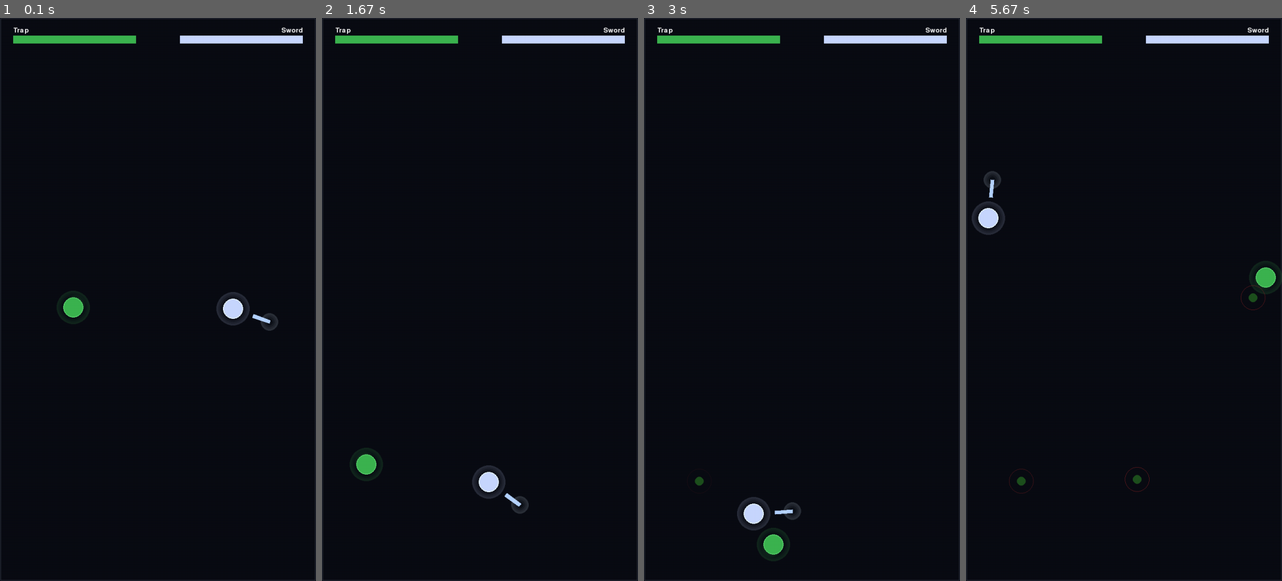
Above: before the commit, frames 1-4 (left to right).
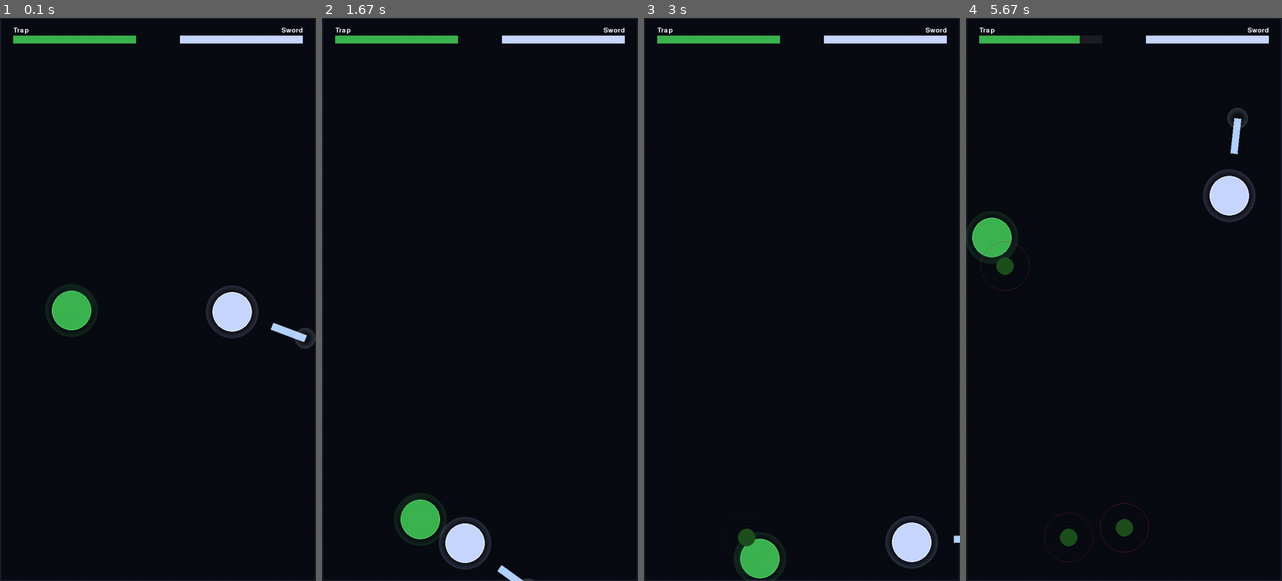
Above: after the commit, the same moments.

Repository: dstevenb07/PygameSimV1
Game: pygame game, started from main.py
Two runs of this game, one before a commit and one after it. Both use one fixed random seed, a clock stepped at 60 frames per second and the inputs below.
Inputs:
- Up to frame 1 (0.1 s): no input
- Up to frame 2 (1.67 s): no input
- Up to frame 3 (3 s): no input
- Up to frame 4 (5.67 s): no input

The runs differ from the first frame. In frame 1, 1.9% of the frame differs, in the area x 14-100%, y 47-59%; in frame 2, 2.7%; in frame 3, 2.5%; in frame 4, 3.5%, in the area x 0-100%, y 3-97%.

Commit message:
phase-8/ball-size-speed: double ball radius, increase speed
BALL_RADIUS 22 → 44, BALL_SPEED 4.5 → 6.0

All ratio-derived weapon/visual sizes scale automatically.

Diff:
--- a/constants.py
+++ b/constants.py
@@ -6,8 +6,8 @@
 WALL_COLOR = (60, 65, 80)
 
 # BALLS
-BALL_RADIUS = 22
-BALL_SPEED = 4.5
+BALL_RADIUS = 44
+BALL_SPEED = 6.0
 BALL_HP = 100
 
 # HIT SYSTEM
